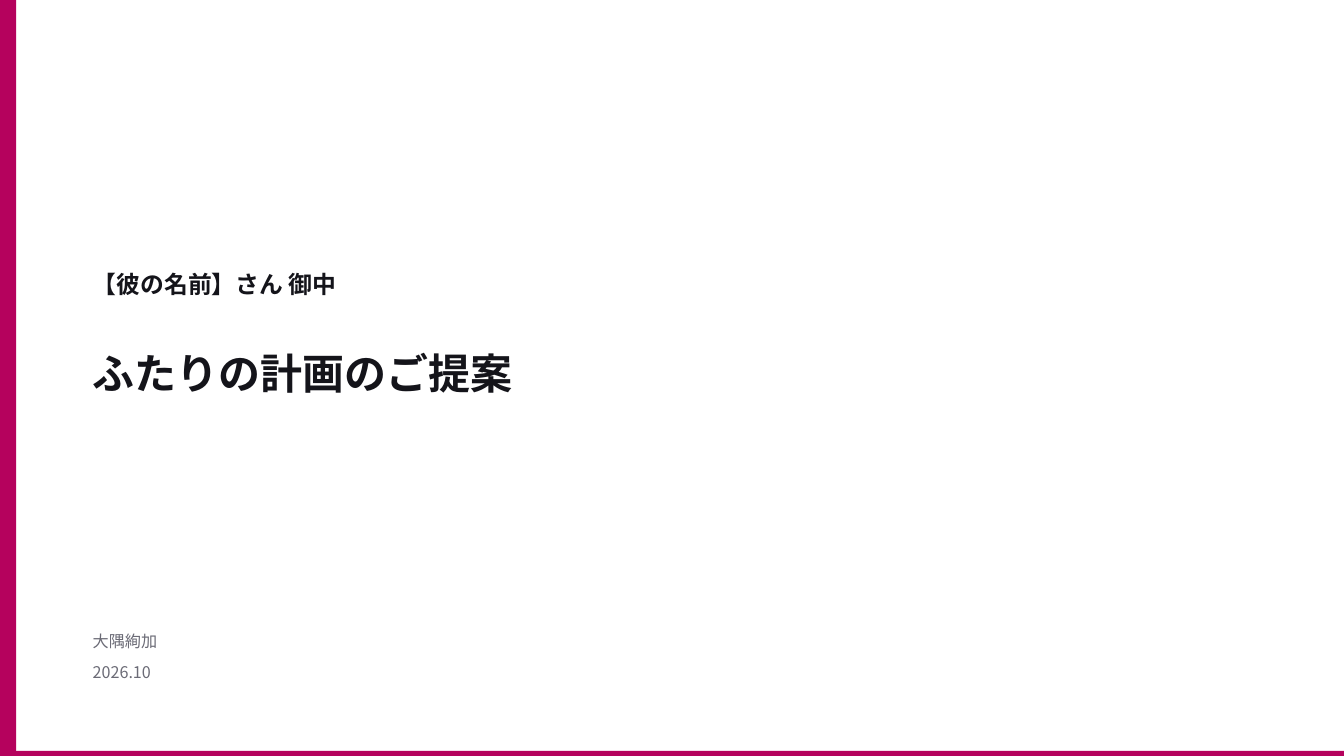
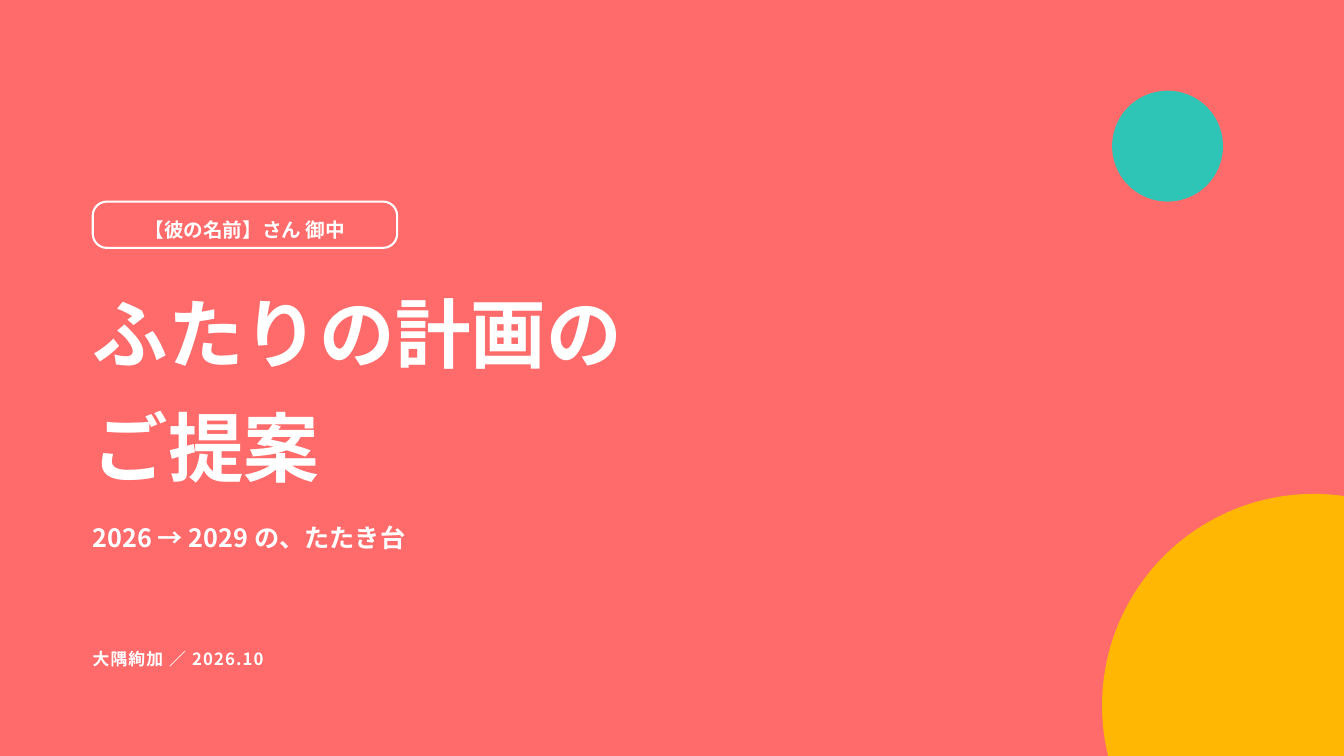
Before and after one commit to ayaka1933-glitch/portfolio, a slide deck: slide 1 of proposal/ふたりの計画のご提案.pptx. Drawn at 1344x756 pixels with LibreOffice and Linux fonts; fonts in the diff are those of the drawing. Boxes give left, top, right and bottom in pixels: in the first picture for what was removed or moved away, otherwise in the second. Text is boxed around its words. In the diff, an @@ line names an element or a change of style, - is before the commit and + after.

```diff
--- a/proposal/ふたりの計画のご提案.pptx
+++ b/proposal/ふたりの計画のご提案.pptx
@@ background #FFFFFF to #FF6B6B @@
@@ rectangle removed at [0,0,16,756] @@
@@ ellipse added at [1112,91,1223,202], fill #2EC4B6 @@
@@ rounded rectangle "【彼の名前】さん 御中": place and size @@
-rounded rectangle "【彼の名前】さん 御中" at [93,272,337,296]
+rounded rectangle "【彼の名前】さん 御中" at [93,202,397,248]
@@ rounded rectangle "【彼の名前】さん 御中" at [93,202,397,248]: size 17 to 14 pt, text colour #14141A to #FFFFFF; alignment left to centre; vertical alignment top to middle; outline none to #FFFFFF 1.5 pt @@
@@ text "ふたりの計画の" at [93,298,622,483]: vertical alignment top to middle @@
@@ text at [93,298,622,483]: text changed; size 30 to 54 pt; text colour #14141A to #FFFFFF @@
-ふたりの計画のご提案
+ふたりの計画の
+ご提案
@@ ellipse added at [1102,494,1344,756], fill #FFB703 @@
@@ text added at [93,525,405,549], 18 pt, text #FFFFFF, bold @@
+2026 → 2029 の、たたき台
@@ text at [93,651,263,667]: text changed; size 11.5 to 12 pt; text colour #6B6B76 to #FFFFFF; bold on @@
-大隅絢加
-2026.10
+大隅絢加 ／ 2026.10
@@ rectangle removed at [0,751,1344,756] @@
```
Also in this commit, not shown: 8 other slides changed, 2 slides added, 1 slide removed, 4 other files.
